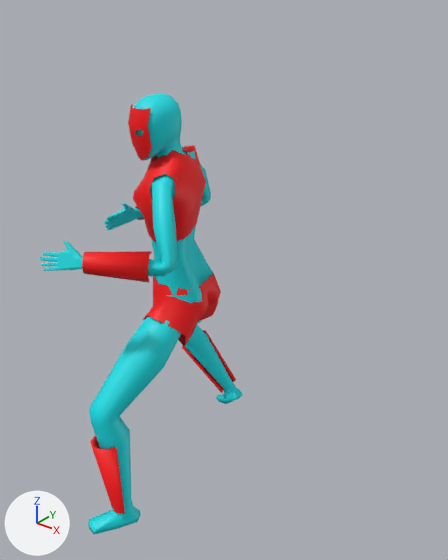
One commit to the OBJ model assets/models/characters/d-func/d-func.obj: the scene before it, then after it.
Rendered twice from a 50 mm lens placed at (1.79, -1.86, 2.3), pointed at (0.19, 0.14, 1.06). Lighting does not change. The marker at lower left points along +X, +Y and +Z. Where no turn or scale is listed for an object, it has been applied to the vertices.

Objects in the first picture: 'D-Func.001_Cube.001', 'D-Func_Cube'.
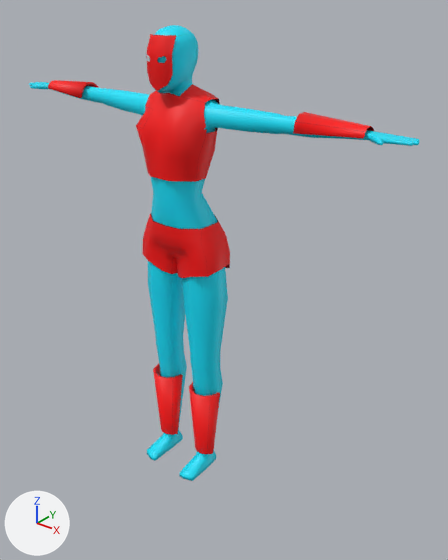
Boxes (x1, y1, x2, y2) around the edits, measured in the pictures (448 x 560 px; the box of a moved part takes in the faces that stretch with it):
'D-Func_Cube', reshaped (153% wider, 11% taller): before (82, 104, 236, 514); after (29, 25, 420, 481)
'D-Func.001_Cube.001', deleted (cyan): before (40, 93, 243, 534)
part 1 of me_d_func_cube, moved or reshaped: before (90, 435, 125, 514); after (189, 382, 220, 454)
part 2 of me_d_func_cube, moved or reshaped: before (82, 251, 152, 282); after (293, 112, 374, 139)
part 3 of me_d_func_cube, moved or reshaped: before (128, 104, 152, 161); after (146, 34, 176, 91)
part 4 of me_d_func_cube, moved or reshaped: before (136, 205, 144, 220); after (153, 364, 183, 435)
part 5 of me_d_func_cube, moved or reshaped: before (182, 330, 236, 393); after (48, 80, 98, 98)
part 6 of me_d_func_cube, added (cyan): after (29, 25, 420, 481)
part 7 of me_d_func_cube, added (red): after (142, 213, 230, 278)
part 8 of me_d_func_cube, added (red): after (136, 84, 220, 182)
part 9 of me_d_func_cube, deleted (red): before (143, 270, 221, 346)
part 10 of me_d_func_cube, deleted (red): before (133, 145, 206, 242)

Patch to the scene script:
```diff
--- a/assets/models/characters/d-func/d-func.obj.py
+++ b/assets/models/characters/d-func/d-func.obj.py
@@ img_skin_base_color_png @@
+img_skin_base_color_png = load_image('Skin Base Color.png', 'Skin Base Color.png', 4096, 4096, 'sRGB')
@@ mat_body @@
+mat_body = principled_material('Body')
+mat_body.texture = img_skin_base_color_png
+mat_body.roughness = 0.526
@@ me_d_func_cube @@
 # used by ob_d_func_cube; location = (0.0, 0.0, 0.0)
-me_d_func_cube.from_pydata(...)  # 362 vertices, 560 faces; spans x -0.3..0.24, y -0.55..0.57, z 0.08..1.86
-me_d_func_cube.materials.append(mat_armor)  # red #ff0005
+me_d_func_cube.from_pydata(...)  # 1662 vertices, 3156 faces; spans x -1.03..1.03, y -0.1..0.25, z 0.0..2.13
+# me_d_func_cube part 1: the loose piece of 26 vertices spanning x -0.06..0.13, y -0.55..-0.42, z 0.08..0.46 is multiplied about its middle by the matrix ((0.914, -0.473, 0.149), (0.463, 0.926, 0.095), (-0.176, -0.017, 1.025)), then moved by (0.08, 0.54, 0.01), in mat_body (picture img_skin_base_color_png)
+# me_d_func_cube part 2: the loose piece of 26 vertices spanning x -0.01..0.24, y -0.51..-0.29, z 1.25..1.36 is multiplied about its middle by the matrix ((-0.858, -0.588, -0.005), (0.348, -0.501, -0.843), (0.474, -0.696, 0.61)), then moved by (0.59, 0.51, 0.51), in mat_body (picture img_skin_base_color_png)
+# me_d_func_cube part 3: the loose piece of 47 vertices spanning x -0.05..0.08, y -0.2..-0.13, z 1.65..1.86 is multiplied about its middle by the matrix ((0.969, -0.246, 0.026), (0.24, 0.96, 0.147), (-0.061, -0.137, 0.989)), then moved by (-0.01, 0.14, 0.25), in mat_body (picture img_skin_base_color_png)
+# me_d_func_cube part 4: the loose piece of 26 vertices spanning x -0.25..-0.06, y 0.01..0.27, z 1.28..1.41 is multiplied about its middle by the matrix ((0.411, -0.472, 1.319), (1.177, -0.629, -0.592), (0.759, 1.23, 0.204)), then moved by (0.04, -0.08, -1.05), in mat_body (picture img_skin_base_color_png)
+# me_d_func_cube part 5: the loose piece of 26 vertices spanning x -0.3..-0.06, y 0.31..0.57, z 0.12..0.5 is multiplied about its middle by the matrix ((-0.328, -0.236, 0.593), (0.105, 0.638, 0.312), (-0.63, 0.229, -0.257)), then moved by (-0.52, -0.35, 1.52), in mat_body (picture img_skin_base_color_png)
+# me_d_func_cube part 6: a new loose piece of 1300 vertices spanning x -1.03..1.03, y -0.1..0.23, z 0.0..2.13, in mat_body (picture img_skin_base_color_png)
+# me_d_func_cube part 7: a new loose piece of 135 vertices spanning x -0.21..0.21, y -0.03..0.25, z 1.06..1.33, in mat_body (picture img_skin_base_color_png)
+# me_d_func_cube part 8: a new loose piece of 76 vertices spanning x -0.18..0.18, y -0.07..0.21, z 1.54..1.91, in mat_body (picture img_skin_base_color_png)
+# me_d_func_cube part 9: the loose piece of 135 vertices spanning x -0.12..0.2, y -0.2..0.25, z 0.79..1.1 is deleted
+# me_d_func_cube part 10
+# 76 vertices are removed from x -0.14..0.18, y -0.19..0.16, z 1.29..1.68
+# 120 faces are deleted
+me_d_func_cube.materials.append(mat_body)  # picture img_skin_base_color_png
@@ ob_d_func_001_cube_001 @@
-ob_d_func_001_cube_001 = bpy.data.objects.new('D-Func.001_Cube.001', me_d_func_001_cube_001)
-ob_d_func_001_cube_001.location = (0.0, 0.0, 0.0)
```
